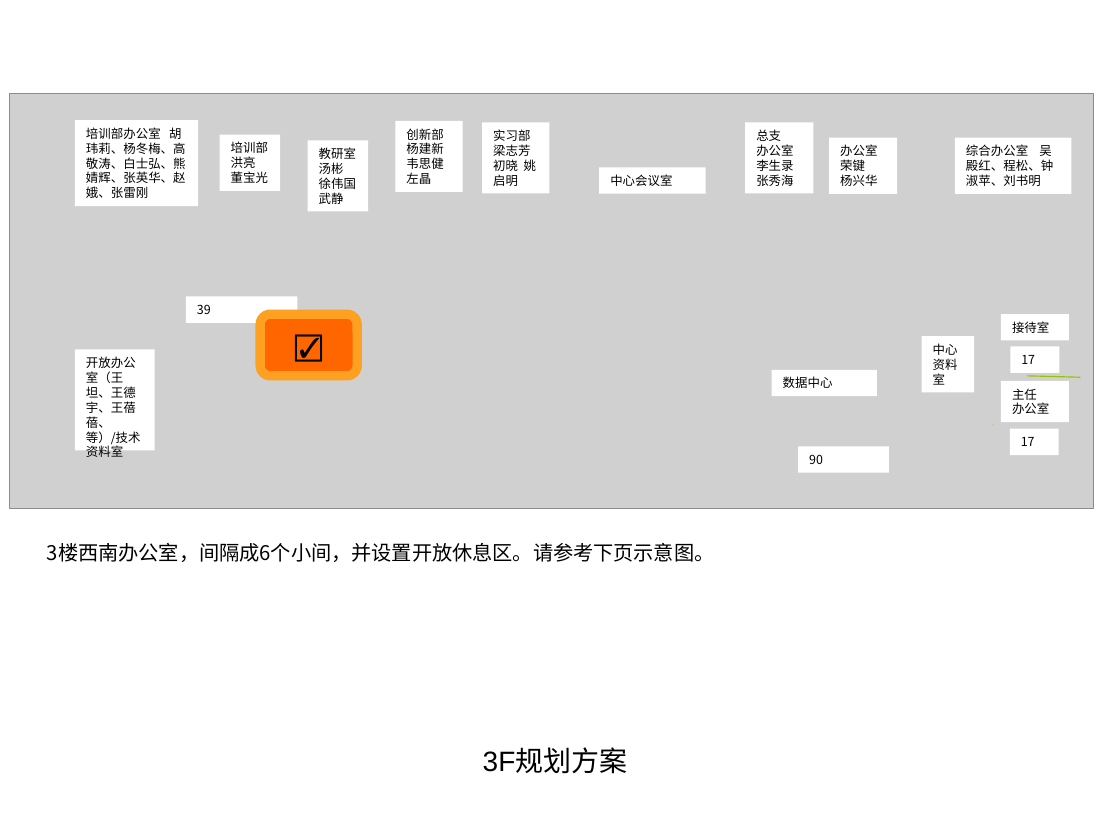
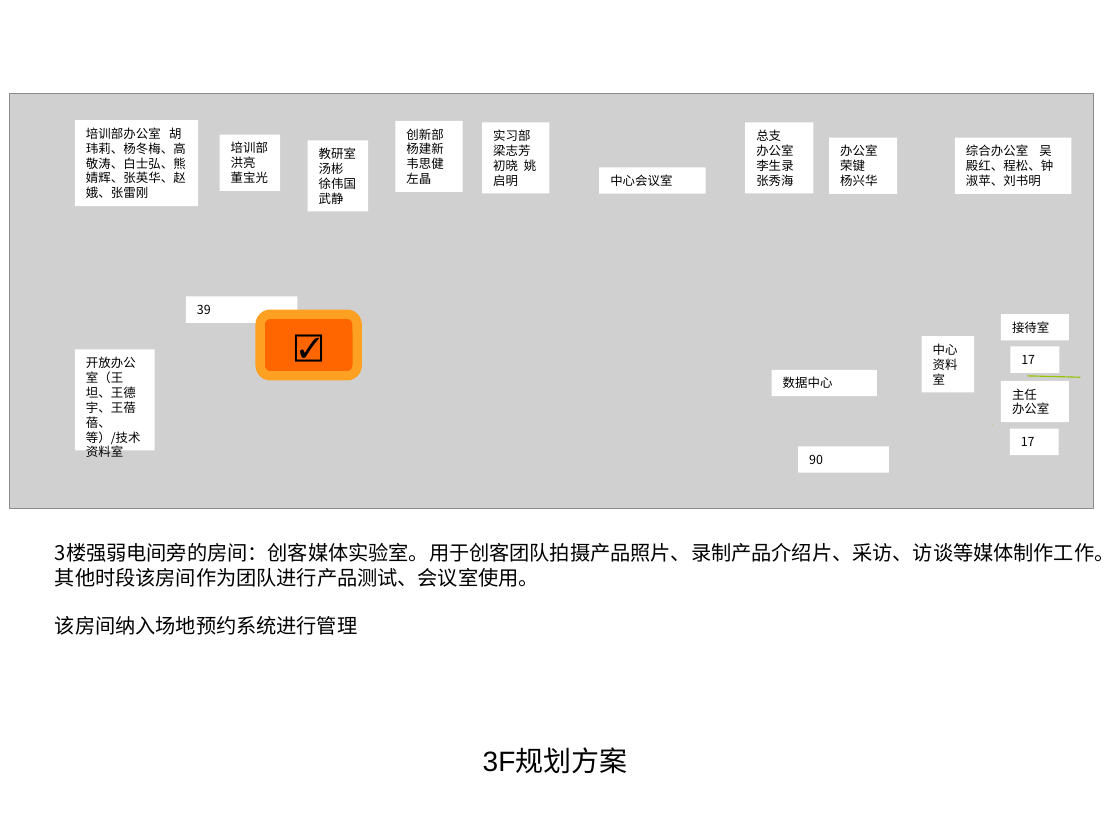
Before and after one commit to woodyme/i.center_my_workzone, a slide deck: slide 4 of 训练中心创客交叉融合空间建设/admin/新大楼规划建设/i.Center李兆基大楼创新部分规划方案 20150731.ppt. Drawn at 1120x840 pixels with LibreOffice and Linux fonts; fonts in the diff are those of the drawing; grey boxes stand for pictures. Boxes give left, top, right and bottom in pixels: in the first picture for what was removed or moved away, otherwise in the second. Text is boxed around its words. In the diff, an @@ line names an element or a change of style, - is before the commit and + after.

```diff
--- a/训练中心创客交叉融合空间建设/admin/新大楼规划建设/i.Center李兆基大楼创新部分规划方案 20150731.ppt
+++ b/训练中心创客交叉融合空间建设/admin/新大楼规划建设/i.Center李兆基大楼创新部分规划方案 20150731.ppt
@@ text at box(55, 543, 1115, 635): text changed @@
-3楼西南办公室，间隔成6个小间，并设置开放休息区。请参考下页示意图。
+3楼强弱电间旁的房间：创客媒体实验室。用于创客团队拍摄产品照片、录制产品介绍片、采访、访谈等媒体制作工作。
+其他时段该房间作为团队进行产品测试、会议室使用。
+该房间纳入场地预约系统进行管理
```
Also in this commit, not shown: 3 other slides changed, 5 other files.
